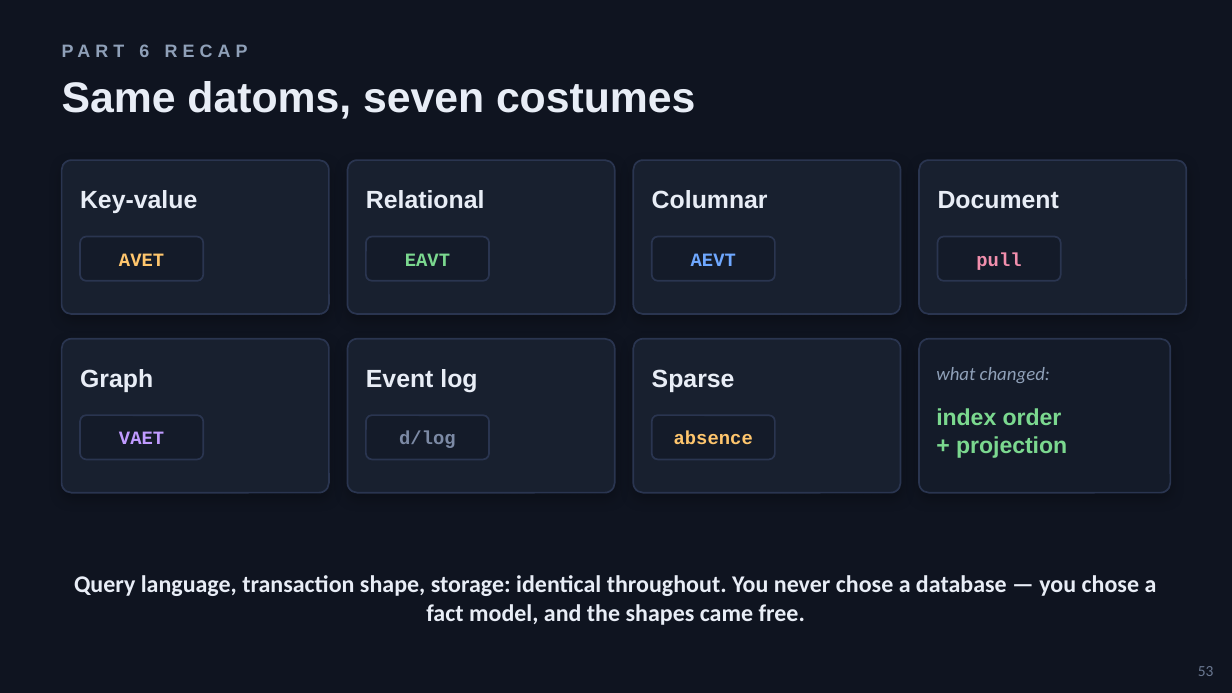
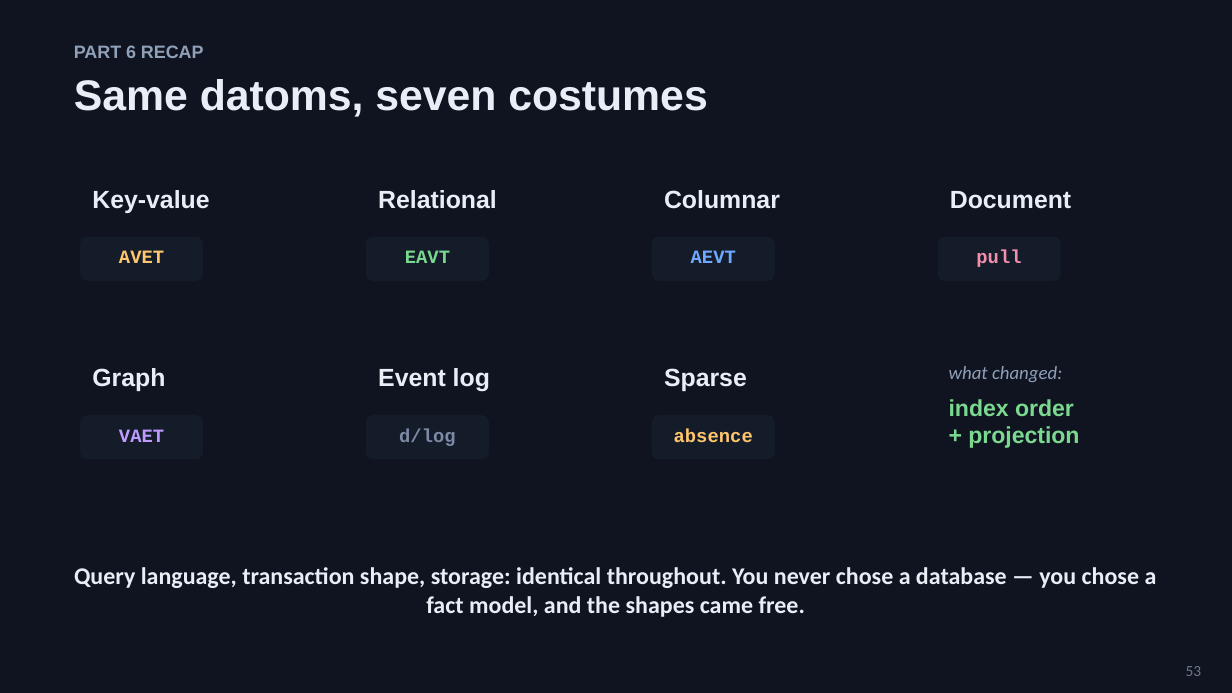
Before and after one commit to 4coders-com-br/datomic-model, a slide deck: slide 53 of domain-modeling-with-datoms.pptx. Drawn at 1232x693 pixels with LibreOffice and Linux fonts; fonts in the diff are those of the drawing. Boxes give left, top, right and bottom in pixels: in the first picture for what was removed or moved away, otherwise in the second. Text is boxed around its words. In the diff, an @@ line names an element or a change of style, - is before the commit and + after.

```diff
--- a/domain-modeling-with-datoms.pptx
+++ b/domain-modeling-with-datoms.pptx
@@ text "PART 6 RECAP" at [74, 45, 204, 58]: letter spacing 3 to 0 pt; vertical alignment middle to top @@
@@ rounded rectangle removed at [62, 160, 329, 314] @@
@@ rounded rectangle removed at [347, 160, 615, 314] @@
@@ rounded rectangle removed at [633, 160, 901, 314] @@
@@ rounded rectangle removed at [919, 160, 1186, 314] @@
@@ rounded rectangle removed at [62, 339, 329, 493] @@
@@ rounded rectangle removed at [347, 339, 615, 493] @@
@@ rounded rectangle removed at [633, 339, 901, 493] @@
@@ rounded rectangle removed at [919, 339, 1170, 493] @@
@@ vertical alignment middle to top; outline #2A3550 1 pt to none; proportions changed in 7 elements at [80, 237, 203, 281], [366, 237, 489, 281], [652, 237, 775, 281], [938, 237, 1061, 281], [80, 415, 203, 460], [366, 415, 489, 460], [652, 415, 775, 460] @@
@@ vertical alignment middle to top in 12 elements at [1186, 666, 1202, 676], [74, 79, 707, 117], [92, 190, 209, 213], [378, 190, 497, 209], [664, 190, 780, 209], [950, 191, 1071, 209], [92, 368, 165, 391], [378, 368, 490, 392], [664, 368, 747, 391], [949, 366, 1062, 382], [949, 399, 1079, 448], [74, 567, 1157, 617] @@
```
Also in this commit, not shown: 54 other slides changed, 9 other files.
